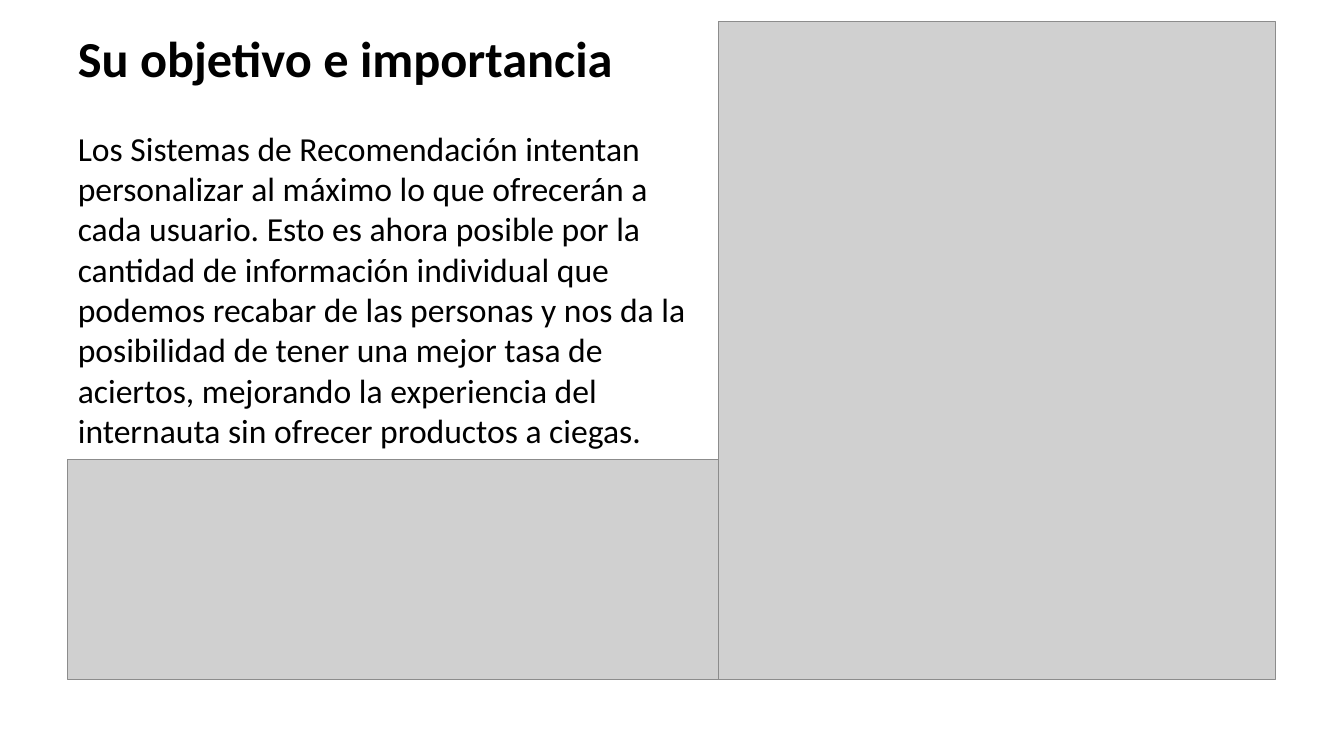
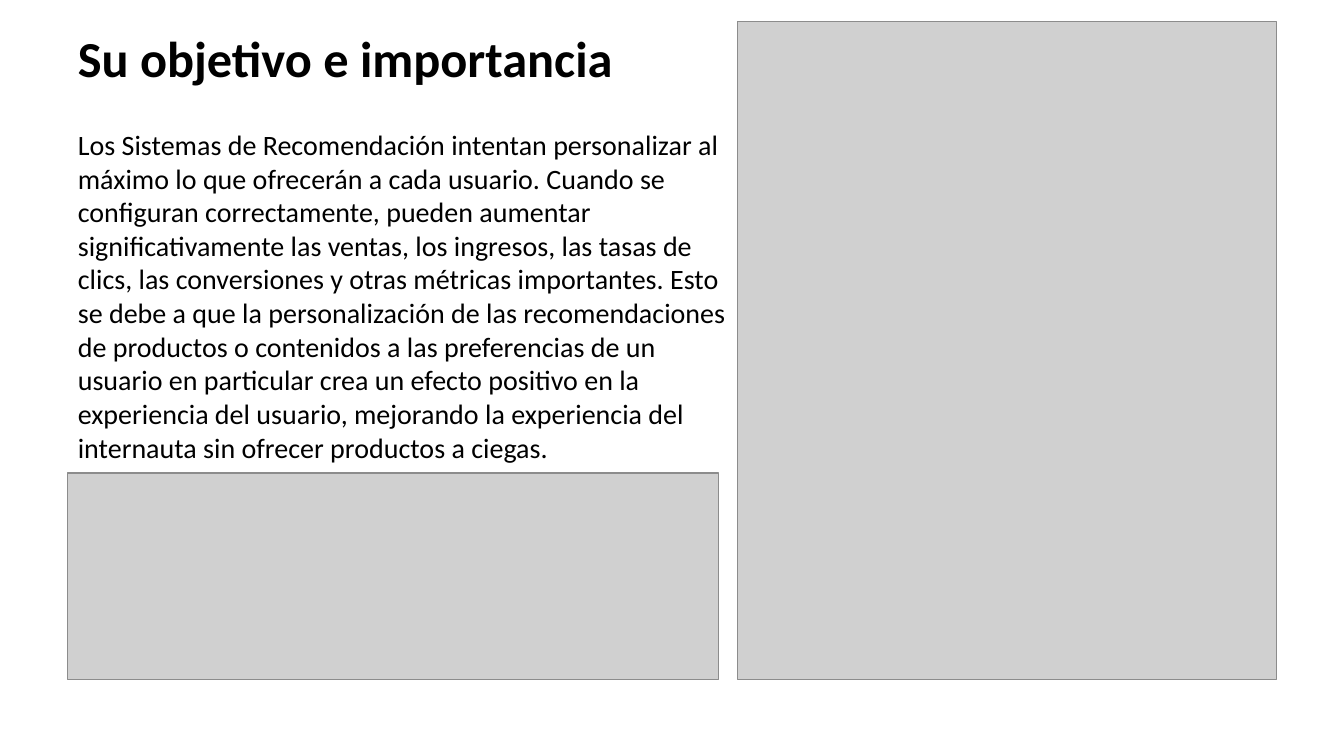
Before and after one commit to osoriopedro/um_fac_ing_semillero_IA, a slide deck: slide 5 of Sistema_Recomendacion/Presentacion_Sistema_Recomendación.pptx (slide 9 before the commit). Drawn at 1344x756 pixels with LibreOffice and Linux fonts; fonts in the diff are those of the drawing; grey boxes stand for pictures; background and template pictures are left out. Boxes give left, top, right and bottom in pixels: in the first picture for what was removed or moved away, otherwise in the second. Text is boxed around its words. In the diff, an @@ line names an element or a change of style, - is before the commit and + after.

Commit message:
Presentacion_SistemaRecomendacion_Actualizada
Se actualiza presentación sobre Sistemas de Recomendación

```diff
--- a/Sistema_Recomendacion/Presentacion_Sistema_Recomendación.pptx
+++ b/Sistema_Recomendacion/Presentacion_Sistema_Recomendación.pptx
@@ picture: place and size @@
-picture at [719,22,1276,680]
+picture at [738,22,1276,680]
@@ text at [78,135,725,463]: text changed; size 24 to 20 pt @@
-Los Sistemas de Recomendación intentan personalizar al máximo lo que ofrecerán a cada usuario. Esto es ahora posible por la cantidad de información individual que podemos recabar de las personas y nos da la posibilidad de tener una mejor tasa de aciertos, mejorando la experiencia del internauta sin ofrecer productos a ciegas.
+Los Sistemas de Recomendación intentan personalizar al máximo lo que ofrecerán a cada usuario. Cuando se configuran correctamente, pueden aumentar significativamente las ventas, los ingresos, las tasas de clics, las conversiones y otras métricas importantes. Esto se debe a que la personalización de las recomendaciones de productos o contenidos a las preferencias de un usuario en particular crea un efecto positivo en la experiencia del usuario, mejorando la experiencia del internauta sin ofrecer productos a ciegas.
@@ picture: place and size @@
-picture at [68,460,719,680]
+picture at [68,473,719,680]
```
Also in this commit, not shown: 7 other slides changed, 11 slides added.
